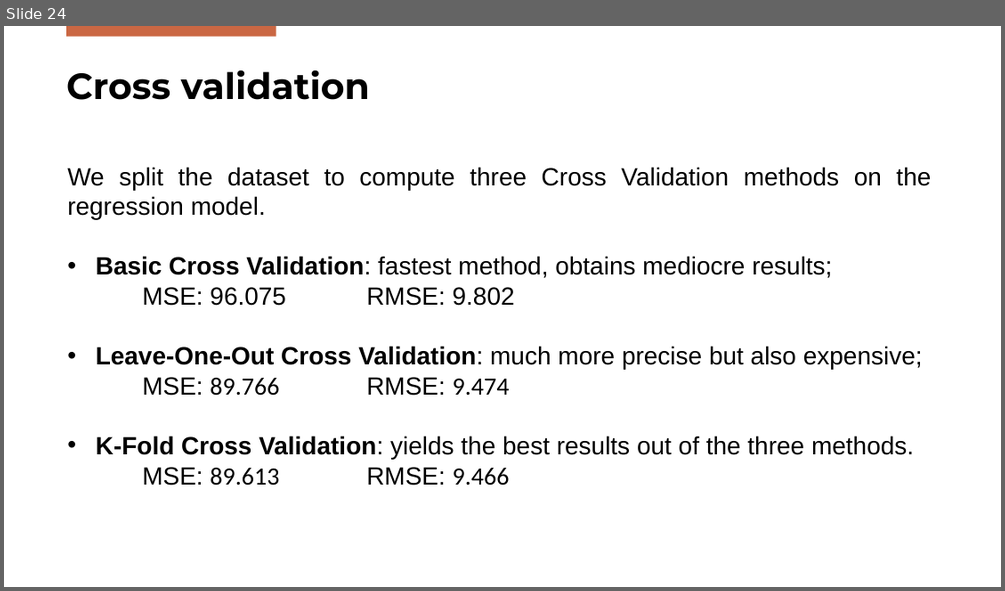
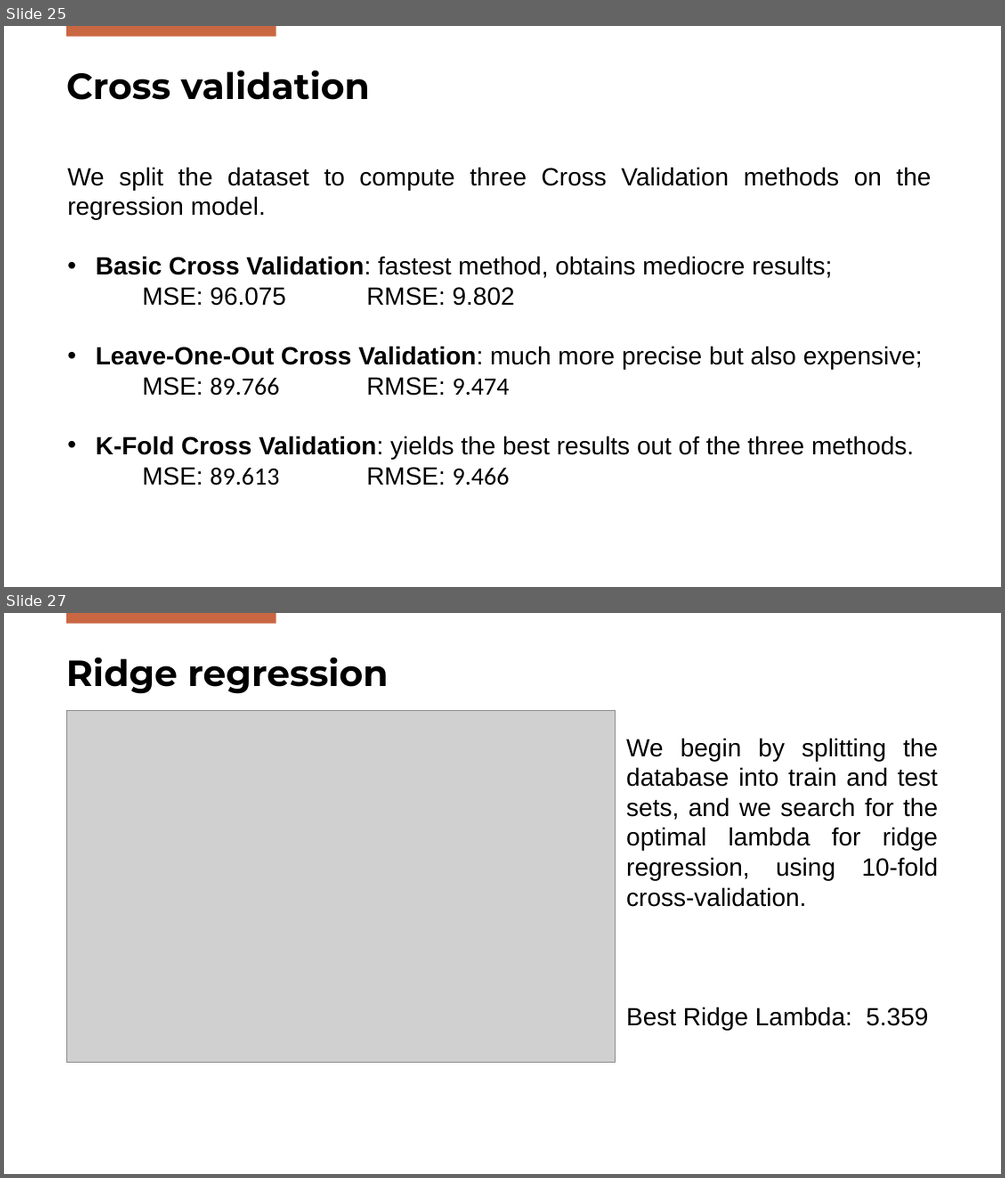
Before and after one commit to DanieleGotti/Food_Delivery_Time_Prediction, a slide deck: Presentazione_Gotti_Mazzoleni.pptx. Shown one above the other, each under a label of ours: slide 24 before the commit, slides 25 and 27 after it; the slides between them are not shown. The pictures are 1005x591 and 1005x1178 pixels, drawn with LibreOffice and Linux fonts; fonts in the diff are those of the drawing; grey boxes stand for pictures; background and template pictures are left out. Boxes give left, top, right and bottom in pixels: in the first picture for what was removed or moved away, otherwise in the second. Text is boxed around its words. In the diff, an @@ line names an element or a change of style, - is before the commit and + after.

```diff
--- a/Presentazione_Gotti_Mazzoleni.pptx
+++ b/Presentazione_Gotti_Mazzoleni.pptx
@@ slide 27 added at [4, 613, 1001, 1174], background #FFFFFF; not listed: 1 template element that a slide beside it also shows @@
@@ text added at [66, 657, 388, 694], 35 pt, text #000000, bold @@
+Ridge regression
@@ picture added at [66, 710, 615, 1062] @@
@@ text added at [626, 738, 938, 1030], 24 pt, text #000000 @@
+We begin by splitting the database into train and test sets, and we search for the optimal lambda for ridge regression, using 10-fold cross-validation.
+Best Ridge Lambda: 5.359
@@ what was slide 24 is now slide 25 @@
```
Also in this commit, not shown: 2 slides changed, 9 other slides added, 19 other files.
